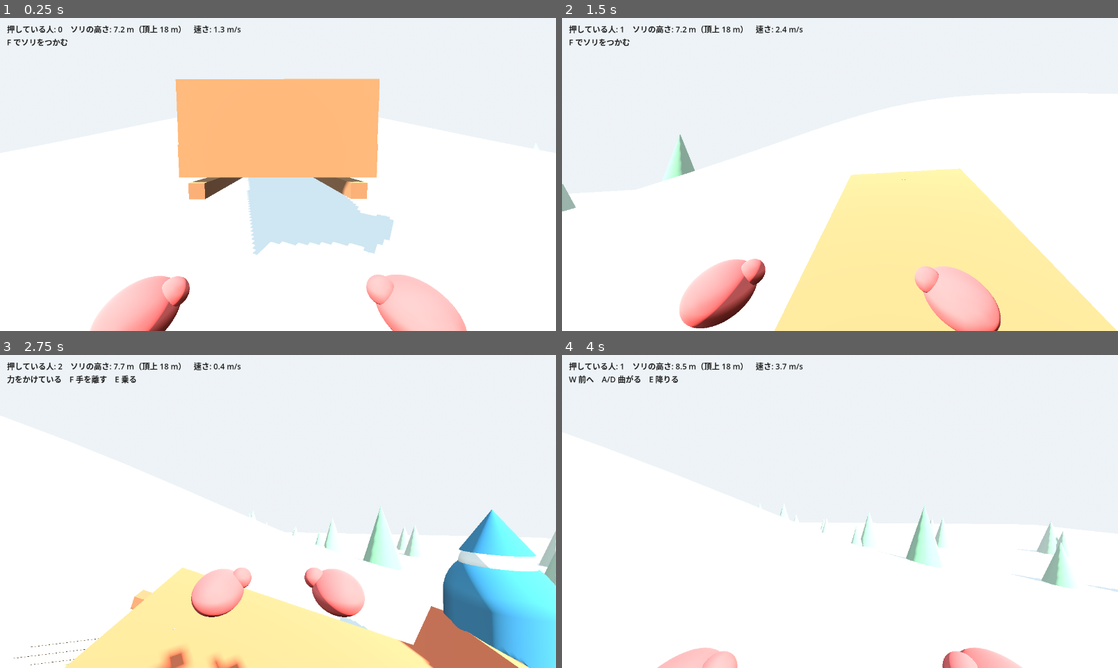
Above: before the commit, frames 1-4 (two rows, left to right).
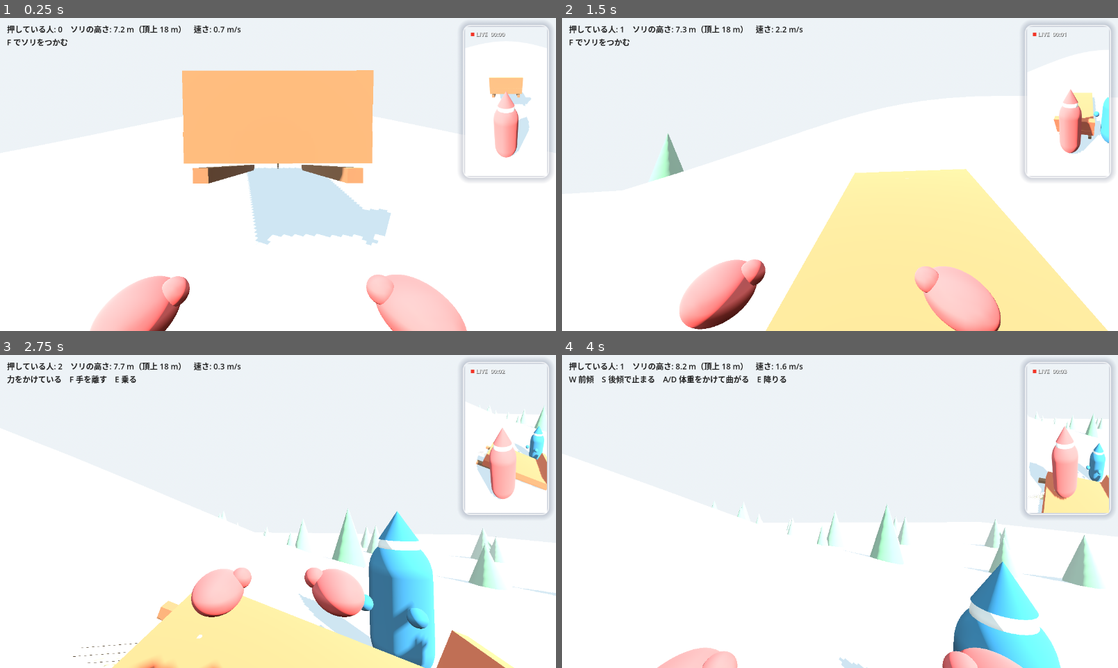
Above: after the commit, the same moments.

Repository: rigelpain/Lodge
Game: Godot game, scene res://main.tscn
The game is run twice, just before and just after one commit, with the same random seed, the same clock (stepped at 60 frames per second) and the same inputs.
Inputs (mouse positions are in pixels of both pictures, inside the frame that each line leads up to):
- Up to frame 1 (0.25 s): no input
- Up to frame 2 (1.5 s): tap Enter at 0.5 s; move the mouse to (867, 174) at 0.52 s; hold W from 0.53 s (still down); tap F at 0.6, 1.35 s; tap Space at 0.77 s; move the mouse to (812, 174) at 1.27 s
- Up to frame 3 (2.75 s): keep holding W; tap Space at 1.52 s; move the mouse to (289, 505) at 2.02 s; tap R at 2.1 s; tap F at 2.3 s
- Up to frame 4 (4 s): keep holding W; move the mouse to (834, 517) at 2.77 s; tap E at 2.85 s; tap Space at 3.02, 3.77 s; tap F at 3.05, 3.8 s; move the mouse to (878, 514) at 3.52 s; hold Shift from 3.53 s (still down)

The runs differ from the first frame. In frame 1, 7.0% of the frame differs, in the area x 31-100%, y 1-76%; in frame 2, 4.1%; in frame 3, 20%, in the area x 2-100%, y 1-100%; in frame 4, 10%.

Commit message:
乗ったときの体重移動を滑り木の物理に。坂で止まる静止摩擦。仲間もつかんで押す。右上に縦長のライブ映像
代表の言葉「全部お願い。いまの自動の仲間もソリをインタラクトして手に持つように。
画面右上に insta360 で撮ってるような縦長のライブ映像が欲しい」。
- 乗っている人の W/A/D/S はトルクでなく体重移動: 傾けた側の滑り木が食い込んで抵抗が
  増えて曲がる、前傾で抵抗が減る、後傾で両側が食い込んで止まる。頂上では前傾で手でかく
- 誰も押していない遅いソリは、地面の法線から求めた静止摩擦で坂に留まる
- 仲間はソリの横の縁（後ろ寄り）をつかみ、体はソリについて行き、手袋が縁に伸びる。
  片側だけ押すと向きがずれるので、ずれを打ち消す向きに少し斜めに押す
- 右上に 9:16 のライブ映像（別のカメラが後ろ上から自分を追う、LIVE と経過時間）。
  この映像の中だけ自分の体（フェルトの上着と帽子）が見え、一人称の手は映らない
確かめ: 仲間 2 人で 10 秒で頂上、あなた＋仲間 1 人でも向きのずれ ±10° で 12 秒。
誰も押さないソリは止まったまま。--sim の「あなた」はソリの向く方を見て押す。

Co-Authored-By: Claude Fable 5.1 <noreply@anthropic.com>

Diff:
--- a/game/bot.gd
+++ b/game/bot.gd
@@ -12,6 +12,8 @@
 var side := 1
 var state := State.PUSH
 var seat := Vector3.INF
+var handle := Vector3.INF   # つかんでいる所（ソリの座標）
+var _mitts: Array[MeshInstance3D] = []
 var _col: CollisionShape3D
 var _still := 0.0
 var _wait := 0.0
@@ -39,6 +41,18 @@
 	hat.bottom_radius = 0.24
 	hat.height = 0.4
 	_part(hat, Vector3(0, 1.95, 0), Vector3.ONE, felt)
+	# 手袋。つかむとソリの縁に伸びる
+	for sx in [-1, 1]:
+		var m := MeshInstance3D.new()
+		var sm := SphereMesh.new()
+		sm.radius = 0.1
+		sm.height = 0.2
+		m.mesh = sm
+		m.material_override = felt
+		m.position = Vector3(0.45 * sx, 0.8, 0)
+		m.set_meta("side", sx)
+		add_child(m)
+		_mitts.append(m)
 
 
 func _part(mesh: Mesh, pos: Vector3, scl: Vector3, mat: Material) -> void:
@@ -48,6 +62,15 @@
 	m.scale = scl
 	m.material_override = mat
 	add_child(m)
+
+
+func let_go() -> void:
+	if handle == Vector3.INF:
+		return
+	sled.release_handle(self)
+	handle = Vector3.INF
+	_col.disabled = false
+	velocity = Vector3.ZERO
 
 
 func get_off() -> void:
@@ -85,16 +108,38 @@
 	var dir := Vector3.ZERO
 	if state == State.PUSH:
 		if to_top < 4.0:
+			let_go()
 			state = State.WAIT
 			_wait = 0.0
+		elif handle != Vector3.INF:
+			# つかんでいる: 体はソリについて行き、縁に手をかけて頂上へ押す
+			global_position = sled.to_global(handle)
+			# 片側だけを押すとソリの向きがずれるので、ずれを打ち消す向きに少し斜めに押す
+			var fwd: Vector3 = -sled.global_basis.z
+			fwd.y = 0
+			var err := atan2(fwd.cross(up).y, fwd.dot(up))
+			var push_dir: Vector3 = up + sled.global_basis.x * clamp(err * 3.0, -1.0, 1.0) * 1.2
+			sled.push(push_dir.normalized(), global_position + up * 0.6 + Vector3.UP * 0.4)
+			var face := s - global_position
+			face.y = 0
+			if face.length() > 0.1:
+				look_at(global_position + face, Vector3.UP)
+			if sled.linear_velocity.length() > 5.0:
+				let_go()
+			_pose_mitts(dt)
+			return
 		else:
-			# ソリの下り側の、自分の持ち場へ回り込み、そこに着いたら押しながら一緒に登る
-			var post := s - up * 1.7 + up.cross(Vector3.UP) * 0.85 * side  # 真ん中の取っ手はあなたの分
+			# ソリの横の縁（後ろ寄り）の持ち場へ回り込み、着いたらつかむ。後ろの真ん中はあなたの分
+			var post := s - up * 0.9 + up.cross(Vector3.UP) * 1.5 * side
 			var to := post - global_position
 			to.y = 0
 			dir = to.normalized() if to.length() > 0.2 else up
-			if to.length() < 1.0:
-				sled.push(up, global_position + up * 0.6 + Vector3.UP * 0.4)
+			if to.length() < 0.8:
+				var gp: Array = sled.grip_point_near(global_position)
+				var stand: Vector3 = gp[0]
+				if sled.take_handle(self, stand):
+					handle = stand
+					_col.disabled = true
 	elif state == State.WAIT:
 		_wait += dt
 		var rider_ok: bool = player == null or (player.get("seat") != null and player.seat != Vector3.INF)
@@ -117,3 +162,11 @@
 	move_and_slide()
 	if dir.length() > 0.1:
 		look_at(global_position + dir, Vector3.UP)
+	_pose_mitts(dt)
+
+
+func _pose_mitts(dt: float) -> void:
+	for m in _mitts:
+		var sx: int = m.get_meta("side")
+		var target := Vector3(0.28 * sx, 0.95, -0.5) if handle != Vector3.INF else Vector3(0.45 * sx, 0.8, 0)
+		m.position = m.position.lerp(target, min(1.0, dt * 10.0))
--- a/game/main.gd
+++ b/game/main.gd
@@ -24,6 +24,8 @@
 var _duty := 0
 var _frames := 0
 var _sim_sent := false
+var pip_cam: Camera3D
+var pip_label: Label
 
 
 static func height(x: float, z: float) -> float:
@@ -64,6 +66,9 @@
 		cam.position = Vector3(-30, 26, 40)
 		cam.look_at(Vector3(0, 8, 10))
 
+	if player:
+		_make_pip()
+
 	hud = Label.new()
 	hud.position = Vector2(16, 12)
 	hud.add_theme_font_size_override("font_size", 18)
@@ -71,6 +76,86 @@
 	var layer := CanvasLayer.new()
 	layer.add_child(hud)
 	add_child(layer)
+
+
+## 右上の縦長のライブ映像: 後ろ上から自分を追う、もう一つのカメラ
+func _make_pip() -> void:
+	var vp := SubViewport.new()
+	vp.size = Vector2i(396, 704)
+	vp.render_target_update_mode = SubViewport.UPDATE_ALWAYS
+	vp.msaa_3d = Viewport.MSAA_2X
+	add_child(vp)
+	pip_cam = Camera3D.new()
+	pip_cam.fov = 82
+	pip_cam.near = 0.1
+	pip_cam.cull_mask = (1 << 0) | (1 << 1)   # 世界と、あなたの体。手は映さない
+	vp.add_child(pip_cam)
+	pip_cam.current = true
+	pip_cam.global_position = player.global_position + Vector3.UP * 2.5 + player.global_basis.z * 2.2
+
+	var layer := CanvasLayer.new()
+	layer.layer = 2
+	add_child(layer)
+	var w := 198.0
+	var h := 352.0
+	var frame := PanelContainer.new()
+	var sb := StyleBoxFlat.new()
+	sb.bg_color = Color(1, 1, 1, 0.22)
+	sb.border_color = Color(1, 1, 1, 0.85)
+	sb.set_border_width_all(2)
+	sb.set_corner_radius_all(16)
+	sb.set_content_margin_all(5)
+	sb.shadow_size = 14
+	sb.shadow_color = Color(0.1, 0.15, 0.3, 0.2)
+	frame.add_theme_stylebox_override("panel", sb)
+	frame.anchor_left = 1.0
+	frame.anchor_right = 1.0
+	frame.offset_left = -(w + 16)
+	frame.offset_right = -16
+	frame.offset_top = 16
+	frame.offset_bottom = 16 + h
+	layer.add_child(frame)
+	var tex := TextureRect.new()
+	tex.texture = vp.get_texture()
+	tex.expand_mode = TextureRect.EXPAND_IGNORE_SIZE
+	tex.stretch_mode = TextureRect.STRETCH_SCALE
+	frame.add_child(tex)
+	pip_label = Label.new()
+	pip_label.add_theme_font_size_override("font_size", 13)
+	pip_label.add_theme_color_override("font_color", Color.WHITE)
+	pip_label.add_theme_color_override("font_shadow_color", Color(0, 0, 0, 0.5))
+	pip_label.add_theme_constant_override("shadow_offset_y", 1)
+	pip_label.set_anchors_preset(Control.PRESET_TOP_RIGHT)
+	pip_label.offset_left = frame.offset_left + 16
+	pip_label.offset_right = frame.offset_right - 8
+	pip_label.offset_top = 28
+	pip_label.offset_bottom = 48
+	layer.add_child(pip_label)
+	var dot := ColorRect.new()
+	dot.color = Color(0.95, 0.2, 0.15)
+	dot.set_anchors_preset(Control.PRESET_TOP_RIGHT)
+	dot.offset_left = frame.offset_left + 18
+	dot.offset_right = dot.offset_left + 8
+	dot.offset_top = 34
+	dot.offset_bottom = 42
+	layer.add_child(dot)
+	pip_label.text = "    LIVE"
+
+
+func _process(dt: float) -> void:
+	if pip_cam == null:
+		return
+	# 自撮り棒のように、頭の後ろ上から前を向いて追う
+	var head: Vector3 = player.global_position + Vector3.UP * 1.5
+	var back: Vector3 = player.global_basis.z
+	back.y = 0
+	back = back.normalized()
+	var want := head + back * 2.2 + Vector3.UP * 1.1
+	want.y = max(want.y, height(want.x, want.z) + 0.5)
+	pip_cam.global_position = pip_cam.global_position.lerp(want, 1.0 - exp(-6.0 * dt))
+	pip_cam.look_at(head - back * 1.0, Vector3.UP)
+	var t := int(elapsed)
+	pip_label.text = "    LIVE  %02d:%02d" % [t / 60, t % 60]
 
 
 func _make_world() -> void:
@@ -219,6 +304,9 @@
 		ev.physical_keycode = KEY_W
 		ev.pressed = true
 		Input.parse_input_event(ev)
+	if args.has("sim") and player and _sim_sent and player.mode == player.Mode.GRIP and args["sim"] == "1":
+		var fwd: Vector3 = -sled.global_basis.z
+		player.rotation.y = atan2(-fwd.x, -fwd.z)
 	if args.has("log"):
 		_duty += 1 if sled.pushers > 0 else 0
 		_frames += 1
@@ -227,7 +315,8 @@
 			log_t = 0.0
 			var bots := get_children().filter(func(c): return c.get_script() == Bot)
 			var bd: float = bots[0].global_position.distance_to(s) if bots.size() > 0 else 0.0
-			var me := ("　あなた=%s 向き=%.0f° ソリ向き=%.0f°" % [["歩く", "つかむ", "乗る", "紐"][player.mode], rad_to_deg(player.rotation.y), rad_to_deg(sled.rotation.y)]) if player else ""
+			var me := ("　あなた=%s 向き=%.0f°" % [["歩く", "つかむ", "乗る", "紐"][player.mode], rad_to_deg(player.rotation.y)]) if player else ""
+			me += "　ソリ向き=%.0f° 速さ=%.2f 保持=%s" % [rad_to_deg(sled.rotation.y), sled.linear_velocity.length(), sled.hold_debug]
 			print("t=%.0f 高さ=%.2f 頂上まで=%.1f 押していた割合=%.0f%% 乗る人=%d 仲間との距離=%.1f%s" % [elapsed, s.y, top, 100.0 * _duty / _frames, sled.riders.size(), bd, me])
 			_duty = 0
 			_frames = 0
--- a/game/player.gd
+++ b/game/player.gd
@@ -46,8 +46,23 @@
 	cam.position.y = 1.55
 	cam.fov = 75
 	cam.near = 0.05
+	cam.cull_mask = (1 << 0) | (1 << 2)   # 世界と手。自分の体（層 2）は映さない
 	add_child(cam)
 	cam.make_current()
+
+	# 自分の体。一人称の画面には映さず、右上のライブ映像と影にだけ出る（層 2）
+	var body_felt := StandardMaterial3D.new()
+	body_felt.albedo_color = Color(0.85, 0.33, 0.31)
+	body_felt.roughness = 1.0
+	var paper := StandardMaterial3D.new()
+	paper.albedo_color = Color(0.95, 0.93, 0.88)
+	_body_part(CapsuleMesh.new(), Vector3(0, 0.85, 0), Vector3(0.75, 0.9, 0.75), body_felt)
+	_body_part(SphereMesh.new(), Vector3(0, 1.62, 0), Vector3(0.5, 0.5, 0.5), paper)
+	var hat := CylinderMesh.new()
+	hat.top_radius = 0
+	hat.bottom_radius = 0.24
+	hat.height = 0.4
+	_body_part(hat, Vector3(0, 1.95, 0), Vector3.ONE, body_felt)
 
 	var felt := StandardMaterial3D.new()
 	felt.albedo_color = Color(0.85, 0.33, 0.31)
@@ -62,6 +77,7 @@
 		m.mesh = sm
 		m.scale = Vector3(1.0, 0.8, 1.4)
 		m.material_override = felt
+		m.layers = 1 << 2   # 手は層 3。一人称の画面にだけ映す
 		h.add_child(m)
 		var thumb := MeshInstance3D.new()
 		var tm := SphereMesh.new()
@@ -69,6 +85,7 @@
 		tm.height = 0.06
 		thumb.mesh = tm
 		thumb.material_override = felt
+		thumb.layers = 1 << 2
 		thumb.position = Vector3(-0.06 * s, 0.03, -0.02)
 		h.add_child(thumb)
 		h.set_meta("side", s)
@@ -92,6 +109,16 @@
 		_rope.append(seg)
 
 	Input.mouse_mode = Input.MOUSE_MODE_CAPTURED
+
+
+func _body_part(mesh: Mesh, pos: Vector3, scl: Vector3, mat: Material) -> void:
+	var m := MeshInstance3D.new()
+	m.mesh = mesh
+	m.position = pos
+	m.scale = scl
+	m.material_override = mat
+	m.layers = 1 << 1
+	add_child(m)
 
 
 func _unhandled_input(e: InputEvent) -> void:
@@ -208,8 +235,8 @@
 	match mode:
 		Mode.RIDE:
 			global_position = sled.to_global(seat)
-			sled.lean(_key(KEY_D) - _key(KEY_A), Input.is_physical_key_pressed(KEY_W))
-			prompt = "W 前へ　A/D 曲がる　E 降りる"
+			sled.lean(_key(KEY_D) - _key(KEY_A), Input.is_physical_key_pressed(KEY_W), Input.is_physical_key_pressed(KEY_S))
+			prompt = "W 前傾　S 後傾で止まる　A/D 体重をかけて曲がる　E 降りる"
 		Mode.GRIP:
 			_grip(dt)
 		Mode.ROPE:
--- a/game/sled.gd
+++ b/game/sled.gd
@@ -13,12 +13,21 @@
 const ROPE_K := 260.0              # 紐が張ったときの引く力 (N/m)
 const SLIP_RESIST := 18.0          # 滑り木の横滑りのしにくさ（前後 2 点それぞれ）
 const RUNNER_Z := 1.1              # 滑り木の前後の接地点（中心からの距離）
+const RUNNER_X := 0.6              # 左右の滑り木の位置
+const RUNNER_DRAG := 3.0           # 滑り木 1 本の前後方向の抵抗 (N per m/s)
+const LEAN_DIG := 14.0             # 体重をかけた側の滑り木が食い込んで増える抵抗
+const BRAKE_DRAG := 14.0           # 後ろに体重をかけたときの制動（両側）
+const HOLD_FRICTION := 0.7         # 遅いときに働く静止摩擦（重さに対する割合）。丘のどこでも留まる
 
 var pushers := 0            # 前のコマで押していた人数（表示用）
 var riders: Array[Node3D] = []
 var holders := {}           # つかんでいる人 → つかんだ所（ソリの座標）
 var rope_holder: Node3D = null
 var _push_count := 0
+var _steer := 0.0           # 乗っている人の左右の体重移動の合計（このコマ）
+var _lean_fwd := false
+var _lean_back := false
+var hold_debug := ""
 
 
 func _ready() -> void:
@@ -135,13 +144,12 @@
 	riders.erase(who)
 
 
-## 乗っている人の操作。steer は -1〜1、forward は前へ体重をかける
-func lean(steer: float, forward: bool) -> void:
-	apply_torque(Vector3.UP * -steer * 120.0)
-	if forward:
-		var f := -global_basis.z
-		f.y = 0
-		apply_central_force(f.normalized() * 160.0)
+## 乗っている人の体重移動。steer は -1（左）〜1（右）、forward は前傾、back は後傾。
+## 力を直接かけるのではなく、滑り木の食い込み（抵抗）が変わることで曲がる・止まる
+func lean(steer: float, forward: bool, back: bool = false) -> void:
+	_steer += steer
+	_lean_fwd = _lean_fwd or forward
+	_lean_back = _lean_back or back
 
 
 func reset_to(pos: Vector3) -> void:
@@ -158,18 +166,63 @@
 	global_transform = Transform3D(Basis(), pos)
 
 
+func _ground_normal() -> Vector3:
+	var from := global_position + Vector3.UP * 0.5
+	var q := PhysicsRayQueryParameters3D.create(from, from + Vector3.DOWN * 2.0)
+	q.exclude = [get_rid()]
+	var hit := get_world_3d().direct_space_state.intersect_ray(q)
+	return hit.normal if hit else Vector3.UP
+
+
 func _physics_process(_dt: float) -> void:
 	pushers = _push_count
 	_push_count = 0
-	linear_damp = RIDE_DAMP if riders.size() > 0 else CLIMB_DAMP
+	var riding := riders.size() > 0
+	linear_damp = (RIDE_DAMP * (0.4 if _lean_fwd else 1.0)) if riding else CLIMB_DAMP
+	var side := global_basis.x
+	var fwd := -global_basis.z
 	# 滑り木: 前後にはよく滑り、横には滑らない。前後 2 点で横滑りを止めるので、
 	# 縁に偏った力をかけると、横にずれるのでなく向きが変わる
-	var side := global_basis.x
 	for z in [-RUNNER_Z, RUNNER_Z]:
 		var r := global_basis * Vector3(0, 0, z)
 		var v_point := linear_velocity + angular_velocity.cross(r)
 		var slip := side * v_point.dot(side)
 		apply_force(-slip * mass * SLIP_RESIST * 0.5, r)
+	# 左右の滑り木の前後方向の抵抗。体重をかけた側が雪に食い込んで抵抗が増え、曲がる。
+	# 後ろに体重をかけると両側が食い込んで止まる
+	var steer: float = clamp(_steer, -1.0, 1.0)
+	for x in [-RUNNER_X, RUNNER_X]:
+		var r := global_basis * Vector3(x, 0, 0)
+		var v_point := linear_velocity + angular_velocity.cross(r)
+		var v_long := v_point.dot(fwd)
+		var c := RUNNER_DRAG
+		if riding:
+			if steer * signf(x) > 0.0:
+				c += LEAN_DIG * abs(steer)
+			if _lean_back:
+				c += BRAKE_DRAG
+		apply_force(-fwd * v_long * c, r)
+	# 止まっているソリは静止摩擦で坂に留まる（押す・引く・乗る人がいないとき）
+	var speed := linear_velocity.length()
+	if speed < 2.0 and _push_count == 0 and pushers == 0 and not riding:
+		var n := _ground_normal()
+		var g := Vector3(0, -9.8, 0)
+		var g_t := g - n * g.dot(n)
+		var hold := -g_t * mass
+		var cap: float = HOLD_FRICTION * mass * 9.8 * abs(n.y)
+		if hold.length() > cap:
+			hold = hold.normalized() * cap
+		apply_central_force(hold)
+		linear_velocity *= 0.9
+		hold_debug = "n.y=%.2f 力=%.0f" % [n.y, hold.length()]
+	else:
+		hold_debug = "なし(速さ%.2f 押%d/%d 乗%d)" % [speed, _push_count, pushers, riders.size()]
+	# 頂上などで、乗ったまま前傾すると手で雪をかいて動き出す
+	if riding and _lean_fwd and speed < 1.5:
+		apply_central_force(Vector3(fwd.x, 0, fwd.z).normalized() * 120.0)
+	_steer = 0.0
+	_lean_fwd = false
+	_lean_back = false
 	# 起き上がり: 大きく傾いたら少しずつ戻す
 	var up := global_basis.y
 	if up.y < 0.5:
